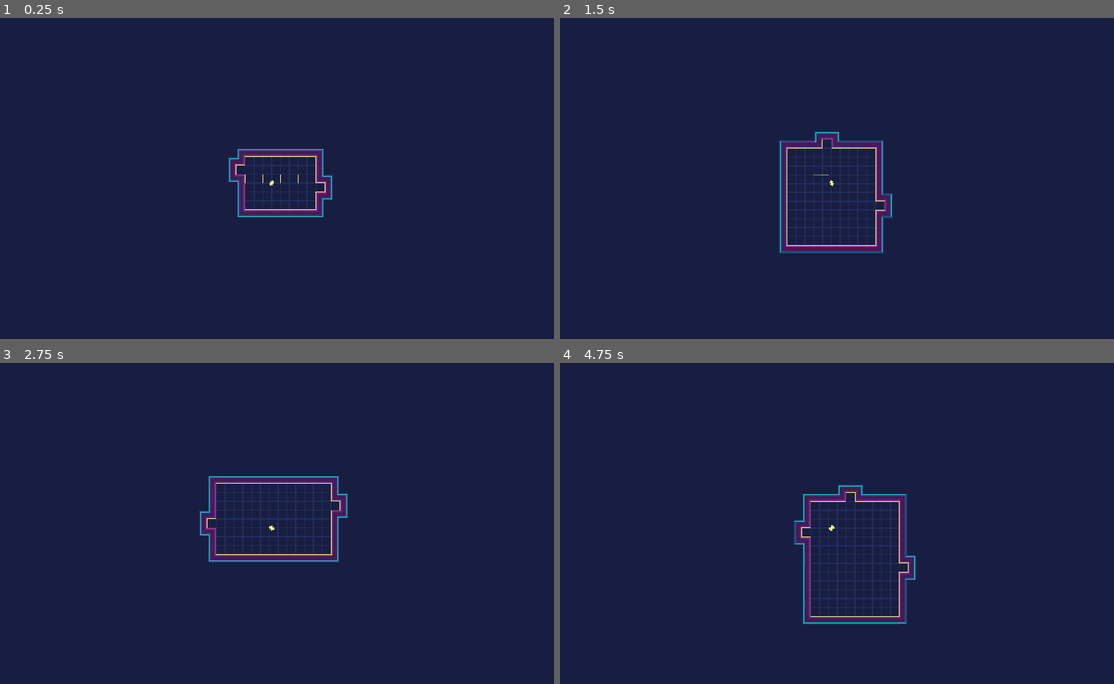
Above: before the commit, frames 1-4 (two rows, left to right).
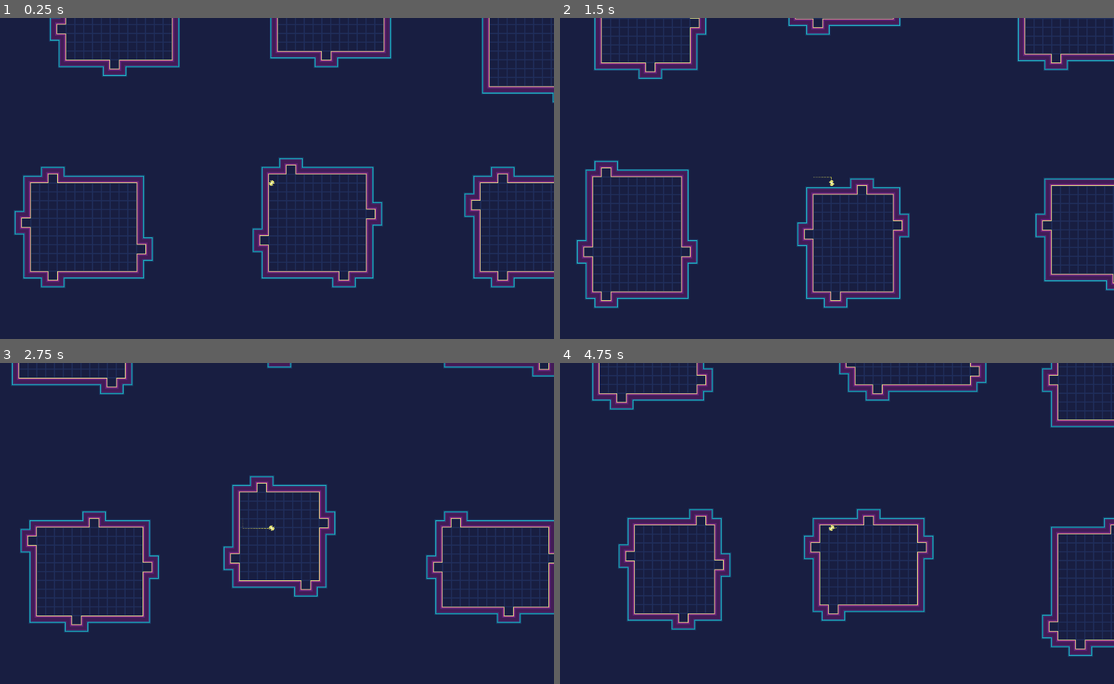
Above: after the commit, the same moments.

Repository: kosinaz/loop-breakerz
Game: Godot game, scene res://map.tscn
Same seed, same stepped clock (60 frames per second), same inputs: the game is played once before the commit and once after it.
Inputs (mouse positions are in pixels of both pictures, inside the frame that each line leads up to):
- Up to frame 1 (0.25 s): no input
- Up to frame 2 (1.5 s): tap Enter (ui_accept) at 0.5, 0.77 s; move the mouse to (953, 165) at 0.52 s; hold Right (ui_right) 0.53-1.28 s; click (953, 165) at 0.67 s; move the mouse to (720, 200) at 1.27 s; hold Down (ui_down) from 1.28 s (still down)
- Up to frame 3 (2.75 s): tap Enter (ui_accept) at 1.52 s; move the mouse to (326, 456) at 2.02 s; release Down (ui_down) at 2.03 s; hold Right (ui_right) from 2.03 s (still down)
- Up to frame 4 (4.75 s): move the mouse to (803, 594) at 2.77 s; release Right (ui_right) at 2.78 s; hold Up (ui_up) 2.78-3.53 s; click (803, 594) at 2.92 s; tap Enter (ui_accept) at 3.02, 3.77, 4.52 s; move the mouse to (1003, 578) at 3.52 s; hold Left (ui_left) from 3.53 s (still down); move the mouse to (659, 478) at 4.27 s

The runs differ from the first frame. In frame 1, 13% of the frame differs, in the area x 2-100%, y 0-85%; in frame 2, 13%; in frame 3, 11%; in frame 4, 12%.

Commit message:
add zones

Diff:
--- a/Loop Breakerz/map.gd
+++ b/Loop Breakerz/map.gd
@@ -1,21 +1,24 @@
 extends Node2D
 
 # Room and corridor parameters
-export (int) var room_min_size = 7
-export (int) var room_max_size = 15
-export (int) var corridor_min_length = 5
-export (int) var corridor_max_length = 9
+export (Vector2) var zone_size = Vector2(25, 25)
 export (int) var tile_id = 0  # ID for walkable tiles
 
 onready var tilemap = $TileMap
 var rng = RandomNumberGenerator.new()
+var zones = {}
 
 func _ready():
 	# Seed the RNG
 	rng.seed = OS.get_ticks_usec()
 
-	# Generate Room A at the origin
-	generate_room(Vector2.ZERO)
+	# Generate room at the origin
+	zones[Vector2(0, 0)] = generate_room(Vector2.ZERO)
+	zones[Vector2(-1, 0)] = generate_room(Vector2(-1, 0))
+	zones[Vector2(0, -1)] = generate_room(Vector2(0, -1))
+	zones[Vector2(-1, -1)] = generate_room(Vector2(-1, -1))
+	zones[Vector2(1, -1)] = generate_room(Vector2(1, -1))
+	zones[Vector2(1, 0)] = generate_room(Vector2(1, 0))
 
 func _process(_delta):
 	if Input.is_action_just_released("ui_accept"):
@@ -23,20 +26,23 @@
 		get_tree().reload_current_scene()
 
 func generate_room(origin: Vector2) -> Dictionary:
+	# Randomly offset the origin
+	origin *= zone_size
+	origin += Vector2(rng.randi_range(1, 5), rng.randi_range(1, 5))
+
 	# Randomly determine room size
-	var width = rng.randi_range(room_min_size, room_max_size)
-	var height = rng.randi_range(room_min_size, room_max_size)
+	var size = Vector2(rng.randi_range(11, 15), rng.randi_range(11, 15))
 
 	# Place floor tiles for the room
-	for x in range(width):
-		for y in range(height):
+	for x in range(size.x):
+		for y in range(size.y):
 			tilemap.set_cellv(origin + Vector2(x, y), tile_id)
 
 	var doors = []
 
 	# Top door
-	if randi() % 2:
-		var door_position = origin + Vector2(randi() % (width - 4) + 2, -1)
+	if randi() % 2 + 1:
+		var door_position = origin + Vector2(randi() % (int(size.x) - 4) + 2, -1)
 		for x in range(-1, 2):
 			tilemap.set_cellv(door_position + Vector2(x, 0), tile_id)
 		doors.append({
@@ -45,8 +51,8 @@
 		})
 
 	# Bottom door
-	if randi() % 2:
-		var door_position = origin + Vector2(randi() % (width - 4) + 2, height)
+	if randi() % 2 + 1:
+		var door_position = origin + Vector2(randi() % (int(size.x) - 4) + 2, size.y)
 		for x in range(-1, 2):
 			tilemap.set_cellv(door_position + Vector2(x, 0), tile_id)
 		doors.append({
@@ -55,8 +61,8 @@
 		})
 
 	# Left door
-	if randi() % 2:
-		var door_position = origin + Vector2(-1, randi() % (height - 4) + 2)
+	if randi() % 2 + 1:
+		var door_position = origin + Vector2(-1, randi() % (int(size.y) - 4) + 2)
 		for y in range(-1, 2):
 			tilemap.set_cellv(door_position + Vector2(0, y), tile_id)
 		doors.append({
@@ -65,8 +71,8 @@
 		})
 
 	# Right door
-	if randi() % 2 :
-		var door_position = origin + Vector2(width, randi() % (height - 4) + 2)
+	if randi() % 2 + 1:
+		var door_position = origin + Vector2(size.x, randi() % (int(size.y) - 4) + 2)
 		for y in range(-1, 2):
 			tilemap.set_cellv(door_position + Vector2(0, y), tile_id)
 		doors.append({
@@ -75,13 +81,13 @@
 		})
 
 	# Update the autotile bitmask for the entire room region
-	tilemap.update_bitmask_region(origin, Vector2(width, height))
+	tilemap.update_bitmask_region(origin, origin + size)
 
 	# Return the room's bounds for corridor placement
 	return {
 		"origin": origin,
-		"size": Vector2(width, height),
-		"doors": doors,
+		"size": size,
+#		"doors": doors,
 	}
 
 func get_valid_entrance(room: Rect2) -> Vector2:
--- a/Loop Breakerz/map.tscn
+++ b/Loop Breakerz/map.tscn
@@ -155,6 +155,20 @@
 "shape_transform": Transform2D( 1, 0, 0, 1, 0, 0 )
 } ]
 0/z_index = 0
+1/name = "tileset.png 1"
+1/texture = ExtResource( 1 )
+1/tex_offset = Vector2( 0, 0 )
+1/modulate = Color( 1, 1, 1, 1 )
+1/region = Rect2( 0, 48, 16, 16 )
+1/tile_mode = 0
+1/occluder_offset = Vector2( 0, 0 )
+1/navigation_offset = Vector2( 0, 0 )
+1/shape_offset = Vector2( 0, 0 )
+1/shape_transform = Transform2D( 1, 0, 0, 1, 0, 0 )
+1/shape_one_way = false
+1/shape_one_way_margin = 0.0
+1/shapes = [  ]
+1/z_index = 0
 
 [node name="Map" type="Node2D"]
 script = ExtResource( 4 )
--- a/Loop Breakerz/project.godot
+++ b/Loop Breakerz/project.godot
@@ -14,11 +14,6 @@
 run/main_scene="res://map.tscn"
 config/icon="res://icon.png"
 
-[display]
-
-window/stretch/mode="2d"
-window/stretch/aspect="keep"
-
 [gui]
 
 common/drop_mouse_on_gui_input_disabled=true
